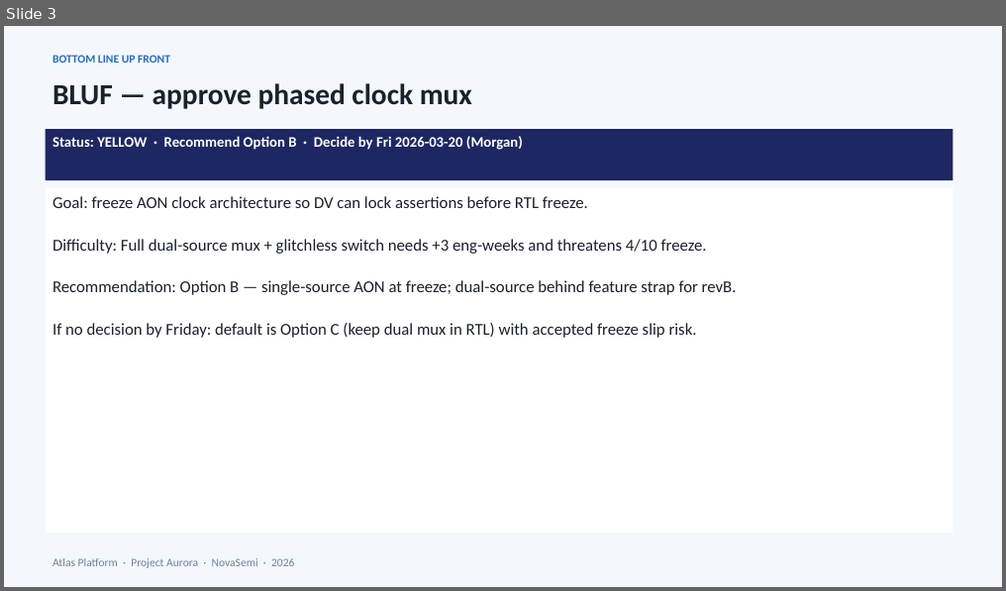
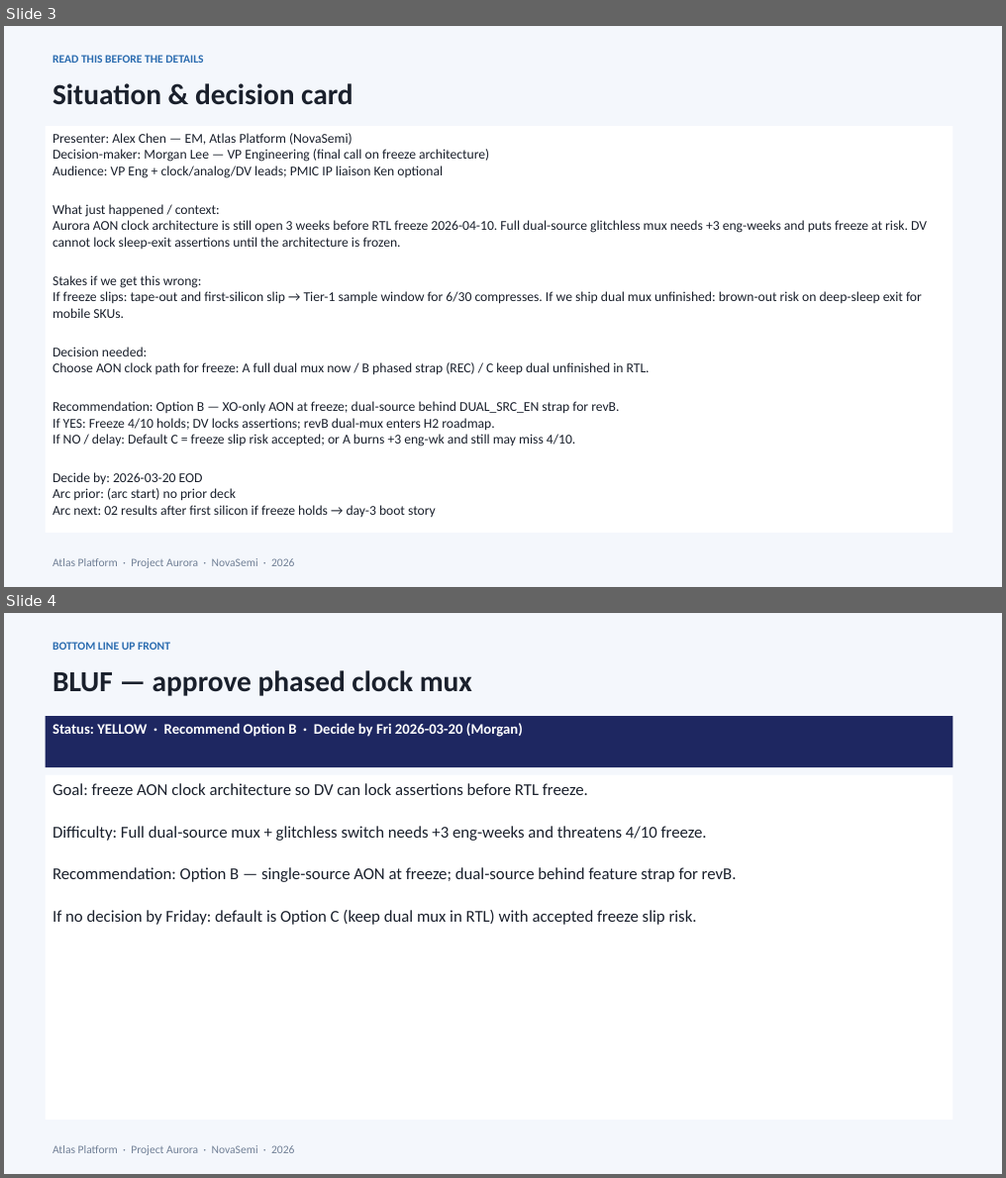
Before and after one commit to peter0749/MindsetMD, a slide deck: skills/presentations/assets/pptx/examples/01-technical-review.pptx. Shown one above the other, each under a label of ours: slide 3 before the commit, slides 3 and 4 after it. The pictures are 1006x591 and 1006x1178 pixels, drawn with LibreOffice and Linux fonts; fonts in the diff are those of the drawing. Boxes give left, top, right and bottom in pixels: in the first picture for what was removed or moved away, otherwise in the second. Text is boxed around its words. In the diff, an @@ line names an element or a change of style, - is before the commit and + after.

Commit message:
Enrich example decks with situation/decision cards and storyline guide
Add EXAMPLE_SITUATIONS for all nine scenarios so cold readers and agents
see presenter, decision-maker, stakes, yes/no, and arc links on a dedicated
slide. Ship storyline-guide.md and extend real-path tests for markers.

```diff
--- a/skills/presentations/assets/pptx/examples/01-technical-review.pptx
+++ b/skills/presentations/assets/pptx/examples/01-technical-review.pptx
@@ slide 3 added at (4, 26, 1002, 587), background #F4F7FC @@
@@ text added at (53, 55, 203, 63), 11 pt, text #2B6CB0, bold @@
+READ THIS BEFORE THE DETAILS
@@ text added at (53, 83, 352, 105), 28 pt, text #1A202C, bold @@
+Situation & decision card
@@ rectangle added at (46, 126, 953, 533), fill #FFFFFF, 13 pt, text #1A202C @@
+Presenter: Alex Chen — EM, Atlas Platform (NovaSemi)
+Decision-maker: Morgan Lee — VP Engineering (final call on freeze architecture)
+Audience: VP Eng + clock/analog/DV leads; PMIC IP liaison Ken optional
+What just happened / context:
+Aurora AON clock architecture is still open 3 weeks before RTL freeze 2026-04-10. Full dual-source glitchless mux needs +3 eng-weeks and puts freeze at risk. DV cannot lock sleep-exit assertions until the architecture is frozen.
+Stakes if we get this wrong:
+If freeze slips: tape-out and first-silicon slip → Tier-1 sample window for 6/30 compresses. If we ship dual mux unfinished: brown-out risk on deep-sleep exit for mobile SKUs.
+Decision needed:
+Choose AON clock path for freeze: A full dual mux now / B phased strap (REC) / C keep dual unfinished in RTL.
+Recommendation: Option B — XO-only AON at freeze; dual-source behind DUAL_SRC_EN strap for revB.
+If YES: Freeze 4/10 holds; DV locks assertions; revB dual-mux enters H2 roadmap.
+If NO / delay: Default C = freeze slip risk accepted; or A burns +3 eng-wk and still may miss 4/10.
+Decide by: 2026-03-20 EOD
+Arc prior: (arc start) no prior deck
+Arc next: 02 results after first silicon if freeze holds → day-3 boot story
@@ text added at (53, 559, 294, 569), 11 pt, text #718096 @@
+Atlas Platform · Project Aurora · NovaSemi · 2026
@@ what was slide 3 is now slide 4 @@
```
Also in this commit, not shown: 13 other files.
